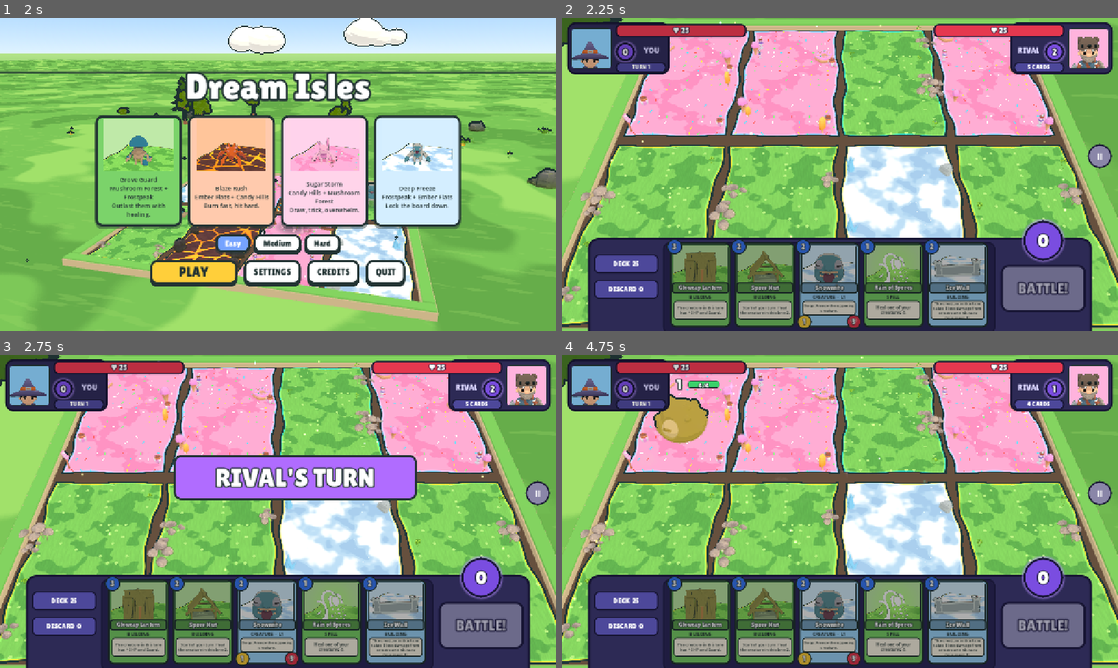
Above: before the commit, frames 1-4 (two rows, left to right).
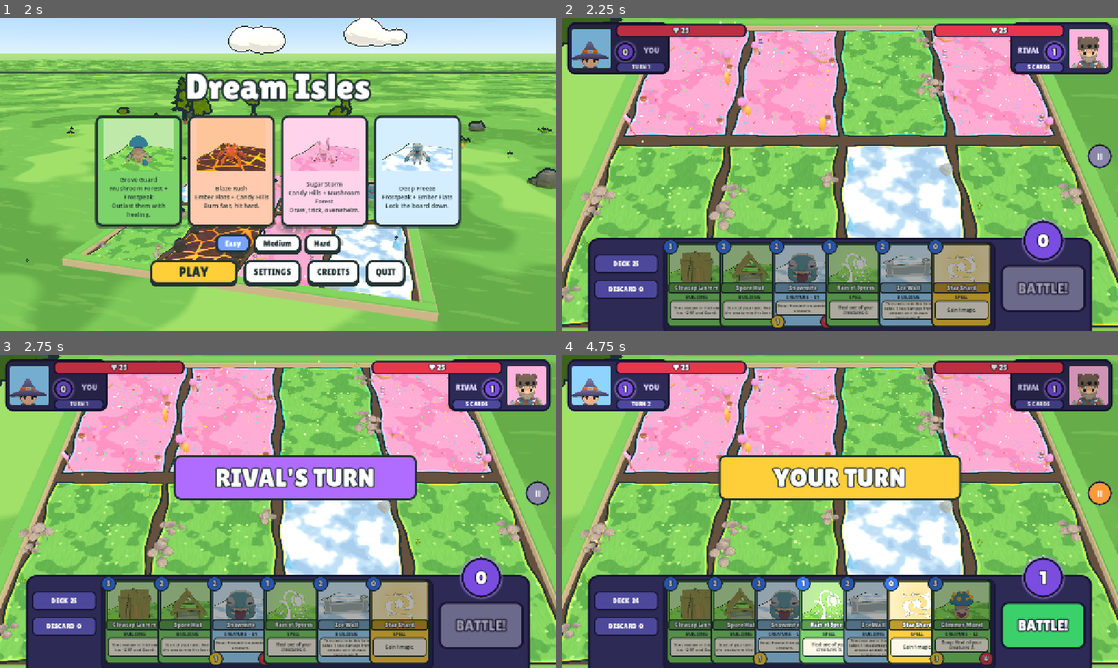
Above: after the commit, the same moments.

Repository: muriarty1893/cardwards
Game: Godot game, scene res://menus/main_menu.tscn
The game is run twice, just before and just after one commit, with the same random seed, the same clock (stepped at 60 frames per second) and the same inputs.
Inputs (mouse positions are in pixels of both pictures, inside the frame that each line leads up to):
- Up to frame 1 (2 s): click "Easy" at 0.5 s; click "Easy" at 1.25 s
- Up to frame 2 (2.25 s): click "PLAY" at 2 s
- Up to frame 3 (2.75 s): no input
- Up to frame 4 (4.75 s): drag from (701, 621) to (895, 442) at 2.77 s; drag from (762, 621) to (812, 574) at 3.52 s; move the mouse to (828, 621) at 4.27 s; click (828, 621) at 4.42 s

Frame 1 is identical in both runs. In frame 2, 11% of the frame differs, in the area x 18-90%, y 9-100%; in frame 3, 11%; in frame 4, 26%, in the area x 1-99%, y 2-100%.

Commit message:
feat: growing magic to 8, Star Shard, hand 8, readiness
Also: the AI resolves Dream Up choices (Bonbon is affordable now and a
pending choice froze AI turns); a human Dream Up takes the first card
until the picker arrives.

Co-Authored-By: Claude Opus 5.5 <noreply@anthropic.com>
Claude-Session: https://claude.ai/code/session_01KWhDzHoaJZoxty1TDdYE3R

Diff:
--- a/ai/ai_player.gd
+++ b/ai/ai_player.gd
@@ -22,6 +22,8 @@
 
 ## Best main-phase action that improves the position, otherwise BEGIN_ATTACKS.
 func choose_main_action(s: GameState) -> Action:
+	if s.phase == GameState.Phase.CHOOSING:
+		return _best_choice(s)
 	var best: Action = Action.begin_attacks(player)
 	var best_score: float = evaluate(s)
 	for a: Action in Rules.legal_actions(s):
@@ -33,6 +35,20 @@
 		if score > best_score + 0.001:
 			best_score = score
 			best = a
+	return best
+
+
+## Dream Up: the offered card that leaves the best position.
+func _best_choice(s: GameState) -> Action:
+	var best: Action = null
+	var best_score: float = -INF
+	for a: Action in Rules.legal_actions(s):
+		var sim: GameState = s.clone()
+		Rules.apply(sim, a)
+		var score: float = evaluate(sim)
+		if best == null or score > best_score:
+			best = a
+			best_score = score
 	return best
 
 
--- a/ai/ai_runner.gd
+++ b/ai/ai_runner.gd
@@ -7,7 +7,7 @@
 
 static func play_turn(s: GameState, ai: AIPlayer, defender_ai: AIPlayer, ev: Array[GameEvent]) -> void:
 	for i: int in MAX_MAIN_ACTIONS:
-		if s.phase != GameState.Phase.MAIN:
+		if s.phase != GameState.Phase.MAIN and s.phase != GameState.Phase.CHOOSING:
 			break
 		var a: Action = ai.choose_main_action(s)
 		ev.append_array(Rules.apply(s, a))
--- a/core/game_state.gd
+++ b/core/game_state.gd
@@ -8,8 +8,8 @@
 const START_HP := 25
 const MAX_HP := 25
 const START_HAND := 5
-const HAND_LIMIT := 7
-const MAGIC_PER_TURN := 2
+const HAND_LIMIT := 8
+## Max magic grows by 1 each turn up to this.
 const MAGIC_CAP := 8
 const FATIGUE_DAMAGE := 2
 const LANES := 4
--- a/core/rules.gd
+++ b/core/rules.gd
@@ -21,6 +21,8 @@
 		for i: int in GameState.START_HAND:
 			s.players[p].hand.append(s.players[p].deck.pop_back())
 	s.first_player = s.rng.randi_range(0, 1)
+	# Going second: a Star Shard to make up for it (spec 3.1).
+	s.players[1 - s.first_player].hand.append(CardDB.card(&"star_shard"))
 	s.active = s.first_player
 	s.turn = 1
 	s.phase = GameState.Phase.MAIN
@@ -41,10 +43,16 @@
 	var ps: GameState.PlayerState = s.players[p]
 	s.phase = GameState.Phase.MAIN
 	ev.append(GameEvent.make(&"turn_started", {"player": p, "turn": s.turn}))
-	ps.magic = GameState.MAGIC_PER_TURN
+	ps.max_magic = mini(ps.max_magic + 1, GameState.MAGIC_CAP)
+	ps.magic = ps.max_magic
+	ps.cards_played = 0
+	for lane: GameState.LaneState in ps.lanes:
+		if lane.creature:
+			lane.creature.ready = true
+			lane.creature.attacks_used = 0
+			lane.creature.booped = false
 	_run_lane_triggers(s, p, &"start_of_turn", ev)
-	ps.max_magic = ps.magic
-	ev.append(GameEvent.make(&"magic_changed", {"player": p, "value": ps.magic}))
+	ev.append(GameEvent.make(&"magic_changed", {"player": p, "value": ps.magic, "max": ps.max_magic}))
 	if s.turn != 1:
 		draw(s, p, ev)
 	resolve_deaths(s, ev)
@@ -134,8 +142,10 @@
 		return "No boop ability"
 	if cr.is_frozen():
 		return "Creature is frozen"
-	if cr.acted:
+	if cr.acted or cr.booped or cr.attacks_used > 0:
 		return "Creature already acted"
+	if not cr.ready:
+		return "Not ready yet"
 	return _validate_targets(s, a.player, cr.card, &"on_boop", a.lane, a.targets)
 
 
@@ -158,6 +168,13 @@
 	return ""
 
 
+## Ready, not frozen, hasn't attacked or booped this turn, and has an un-hushed boop.
+static func can_boop(s: GameState, p: int, lane: int) -> bool:
+	var cr: GameState.CreatureState = s.players[p].lanes[lane].creature
+	return cr != null and cr.ready and not cr.is_frozen() and not cr.booped and not cr.acted \
+		and cr.attacks_used == 0 and cr.card.has_effect(&"on_boop") and not cr.hushed
+
+
 static func matching_lands(s: GameState, p: int, land: int) -> int:
 	var n: int = 0
 	for lane: GameState.LaneState in s.players[p].lanes:
@@ -180,6 +197,7 @@
 		Action.Type.BOOP:
 			var cr: GameState.CreatureState = s.players[a.player].lanes[a.lane].creature
 			cr.acted = true
+			cr.booped = true
 			ev.append(GameEvent.make(&"booped", {"player": a.player, "lane": a.lane}))
 			reveal(s, a.player, a.lane, ev)
 			Effects.run(s, a.player, a.lane, cr.card, &"on_boop", a.targets, ev)
--- a/tests/fixtures.gd
+++ b/tests/fixtures.gd
@@ -28,6 +28,9 @@
 	c.card = CardDB.card(id)
 	c.damage = damage
 	c.played_turn = s.turn - 1
+	c.ready = true
+	c.bubble = &"bubble" in c.card.keywords
+	c.hidden = &"hidden" in c.card.keywords
 	s.players[p].lanes[lane].creature = c
 
 
--- a/tests/test_ai.gd
+++ b/tests/test_ai.gd
@@ -71,3 +71,19 @@
 			wins[decks[b].id] += 1
 	print("AI-vs-AI deck results (wins/games): ", wins, " / ", games, "  avg turns: ", total_turns / 100.0)
 	return true
+
+
+func test_ai_resolves_dream_up() -> bool:
+	var s: GameState = Fx.blank([0, 1, 2, 3], [2, 2, 2, 3])
+	s.active = 1
+	s.players[1].magic = 9
+	Fx.give(s, 1, &"bonbon_behemoth")
+	Fx.fill_deck(s, 0, &"mossback", 5)
+	Fx.fill_deck(s, 1, &"mossback", 5)
+	var me := AIPlayer.new(1, AIPlayer.Difficulty.MEDIUM, 3)
+	var foe := AIPlayer.new(0, AIPlayer.Difficulty.MEDIUM, 4)
+	var ev: Array[GameEvent] = []
+	AIRunner.play_turn(s, me, foe, ev)
+	assert_true(&"dream_up_chosen" in Fx.types(ev), "picked a Dream Up card")
+	assert_eq(s.active, 0, "turn passed")
+	return true
--- a/tests/test_cards.gd
+++ b/tests/test_cards.gd
@@ -304,6 +304,7 @@
 	var s: GameState = Fx.blank([3, 3, 3, 3])
 	_cast(s, 0, &"blizzard_titan", 0)
 	assert_true(s.players[0].lanes[0].creature.bubble, "enters with its bubble up")
+	s.players[0].lanes[0].creature.ready = true  # as on its owner's next turn
 	Fx.put_creature(s, 1, 0, &"mossback")
 	Fx.put_creature(s, 1, 3, &"mossback")
 	_boop(s, 0, 0)
--- a/tests/test_full_match.gd
+++ b/tests/test_full_match.gd
@@ -40,8 +40,14 @@
 			assert_eq(m.creature_views[p][l] != null, has_c, "view matches state p%d l%d" % [p, l])
 	await tree.create_timer(1.0).timeout  # results screen plays its jingle
 	audio.log_enabled = false
-	for snd: StringName in [&"card_play", &"attack_whoosh", &"turn_start", &"death"]:
+	for snd: StringName in [&"card_play", &"attack_whoosh", &"turn_start"]:
 		assert_true(snd in audio.played, "played %s" % snd)
+	var died: bool = false
+	for p: int in 2:
+		for c: CardData in m.state.players[p].discard:
+			died = died or c.kind == CardData.Kind.CREATURE
+	if died:
+		assert_true(&"death" in audio.played, "played death")
 	assert_true(&"hit_light" in audio.played or &"hit_heavy" in audio.played or &"hit_crit" in audio.played, "played a hit")
 	assert_true(&"victory" in audio.played or &"defeat" in audio.played, "played the result jingle")
 	print("full match through view: winner %d on turn %d after %d frames" % [m.state.winner, m.state.turn, frames])
--- a/tests/test_input_flow.gd
+++ b/tests/test_input_flow.gd
@@ -47,6 +47,7 @@
 	m.sync_all()
 	s.players[0].hand.clear()
 	s.players[0].hand.append(CardDB.card(&"fireball"))
+	s.players[0].magic = 9
 	m.refresh_ui()
 	m.input.on_drag_started(0)
 	m.input.on_dropped(0, Vector2(640, 300))
--- a/tests/test_turns.gd
+++ b/tests/test_turns.gd
@@ -13,7 +13,7 @@
 	var b: DeckData = CardDB.deck(&"blaze_rush")
 	var s: GameState = Rules.setup(a, b, 42)
 	for p: int in 2:
-		assert_eq(s.players[p].hand.size(), 5, "hand 5 p%d" % p)
+		assert_eq(s.players[p].hand.size(), 5 if p == s.first_player else 6, "hand 5, or 6 with Star Shard, p%d" % p)
 		assert_eq(s.players[p].deck.size(), 25, "deck 25 p%d" % p)
 		assert_eq(s.players[p].hero_hp, 25, "hero 25 p%d" % p)
 	for i: int in 4:
@@ -32,7 +32,7 @@
 	var s: GameState = Rules.setup(CardDB.deck(&"grove_guard"), CardDB.deck(&"blaze_rush"), 5)
 	var ev: Array[GameEvent] = Rules.start_turn(s)
 	assert_eq(s.players[s.active].hand.size(), 5, "no draw on turn 1")
-	assert_eq(s.players[s.active].magic, 2, "magic 2")
+	assert_eq(s.players[s.active].magic, 1, "magic 1 on turn 1")
 	assert_eq(ev[0].type, &"turn_started", "first event")
 	return true
 
@@ -45,7 +45,7 @@
 	var ev: Array[GameEvent] = Rules.apply(s, Action.end_turn(first))
 	assert_eq(s.turn, 2, "turn 2")
 	assert_eq(s.active, 1 - first, "other player active")
-	assert_eq(s.players[s.active].hand.size(), 6, "drew 1")
+	assert_eq(s.players[s.active].hand.size(), 7, "drew 1 (6 with Star Shard)")
 	assert_true(&"card_drawn" in Fx.types(ev), "card_drawn event")
 	return true
 
@@ -57,19 +57,6 @@
 	assert_eq(s.players[0].hero_hp, 23, "fatigue 2")
 	assert_eq(ev[0].type, &"fatigue", "fatigue event")
 	assert_eq(ev[0].data["amount"], 2, "fatigue amount")
-	return true
-
-
-func test_hand_limit() -> bool:
-	var s: GameState = Fx.blank()
-	for i: int in 7:
-		Fx.give(s, 0, &"mossback")
-	Fx.fill_deck(s, 0, &"cinderpup", 1)
-	var ev: Array[GameEvent] = []
-	Rules.draw(s, 0, ev)
-	assert_eq(s.players[0].hand.size(), 7, "hand stays 7")
-	assert_eq(s.players[0].discard.size(), 1, "burned to discard")
-	assert_eq(ev[0].type, &"card_burned", "card_burned event")
 	return true
 
 
@@ -87,3 +74,87 @@
 	var d: Action = Action.from_dict(c.to_dict())
 	assert_eq([d.type, d.player, d.lane, d.hit, d.blocked], [Action.Type.ATTACK, 0, 2, Action.Hit.CRIT, true], "attack roundtrip")
 	return true
+
+
+func _pass(s: GameState) -> void:
+	Rules.apply(s, Action.begin_attacks(s.active))
+	Rules.apply(s, Action.end_turn(s.active))
+
+
+func test_magic_curve_and_cap() -> bool:
+	var s: GameState = Rules.setup(CardDB.deck(&"grove_guard"), CardDB.deck(&"blaze_rush"), 5)
+	Rules.start_turn(s)
+	var first: int = s.active
+	var seen: Array[int] = []
+	while seen.size() < 10:
+		if s.active == first:
+			seen.append(s.players[first].magic)
+		_pass(s)
+	assert_eq(seen, [1, 2, 3, 4, 5, 6, 7, 8, 8, 8] as Array[int], "curve to the cap")
+	return true
+
+
+func test_gain_magic_is_temporary() -> bool:
+	var s: GameState = Fx.blank()
+	Fx.fill_deck(s, 0, &"mossback", 5)
+	Fx.fill_deck(s, 1, &"mossback", 5)
+	s.players[0].max_magic = 3
+	s.players[0].magic = 3
+	Rules.apply(s, Action.play(0, Fx.give(s, 0, &"taffy_snail"), 0))
+	assert_eq(s.players[0].magic, 2, "3 - 2 + 1")
+	_pass(s)
+	_pass(s)
+	assert_eq(s.players[0].magic, 4, "next turn: max 4, refilled")
+	return true
+
+
+func test_star_shard_to_second_player() -> bool:
+	var s: GameState = Rules.setup(CardDB.deck(&"grove_guard"), CardDB.deck(&"blaze_rush"), 9)
+	var second: int = 1 - s.first_player
+	assert_eq(s.players[second].hand.size(), 6, "second player 6 cards")
+	assert_true(s.players[second].hand.has(CardDB.card(&"star_shard")), "has star shard")
+	assert_true(not s.players[s.first_player].hand.has(CardDB.card(&"star_shard")), "first player has none")
+	return true
+
+
+func test_hand_limit_8() -> bool:
+	assert_eq(GameState.HAND_LIMIT, 8, "limit 8")
+	var s: GameState = Fx.blank()
+	for i: int in 8:
+		Fx.give(s, 0, &"mossback")
+	Fx.fill_deck(s, 0, &"iceling", 1)
+	var ev: Array[GameEvent] = []
+	Rules.draw(s, 0, ev)
+	assert_eq(s.players[0].hand.size(), 8, "still 8")
+	assert_eq(ev[0].type, &"card_burned", "burned")
+	assert_eq(s.players[0].discard.size(), 1, "burned to discard")
+	return true
+
+
+func test_new_creature_not_ready_until_next_turn() -> bool:
+	var s: GameState = Fx.blank()
+	Fx.fill_deck(s, 0, &"mossback", 5)
+	Fx.fill_deck(s, 1, &"mossback", 5)
+	Rules.apply(s, Action.play(0, Fx.give(s, 0, &"sporeling"), 0))
+	var cr: GameState.CreatureState = s.players[0].lanes[0].creature
+	assert_true(not cr.ready, "not ready when played")
+	assert_true(not Rules.can_boop(s, 0, 0), "can't boop yet")
+	assert_eq(Rules.validate(s, Action.boop(0, 0)), "Not ready yet", "message")
+	_pass(s)
+	_pass(s)
+	assert_true(cr.ready and Rules.can_boop(s, 0, 0), "ready on its owner's next turn")
+	Rules.apply(s, Action.boop(0, 0))
+	assert_true(cr.booped and not Rules.can_boop(s, 0, 0), "booped once")
+	return true
+
+
+func test_cards_played_resets() -> bool:
+	var s: GameState = Fx.blank()
+	Fx.fill_deck(s, 0, &"mossback", 5)
+	Fx.fill_deck(s, 1, &"mossback", 5)
+	Rules.apply(s, Action.play(0, Fx.give(s, 0, &"star_shard"), -1))
+	assert_eq(s.players[0].cards_played, 1, "counted")
+	_pass(s)
+	_pass(s)
+	assert_eq(s.players[0].cards_played, 0, "reset on its turn")
+	return true
--- a/view/match.gd
+++ b/view/match.gd
@@ -180,8 +180,16 @@
 	busy = true
 	refresh_ui()
 	await perform(a)
+	await _human_dream_up()
 	busy = false
 	refresh_ui()
+
+
+## Interim until the Dream Up picker (Rules 2.0 plan Task 15): take the first card offered.
+func _human_dream_up() -> void:
+	if state.phase == GameState.Phase.CHOOSING and state.pending_player == HUMAN:
+		toast.show_message("Dream Up: %s" % state.pending_choice[0].display_name, 1.5)
+		await perform(Action.choose(HUMAN, 0))
 
 
 func _on_end_turn_pressed() -> void:
@@ -211,7 +219,7 @@
 ## The AI's whole turn, shown step by step. Ends after the AI's END_TURN (human's turn started).
 func _ai_turn() -> void:
 	for i: int in AIRunner.MAX_MAIN_ACTIONS:
-		if state.phase != GameState.Phase.MAIN:
+		if state.phase != GameState.Phase.MAIN and state.phase != GameState.Phase.CHOOSING:
 			break
 		await get_tree().create_timer(AI_PAUSE / pace).timeout
 		var a: Action = ai.choose_main_action(state)
